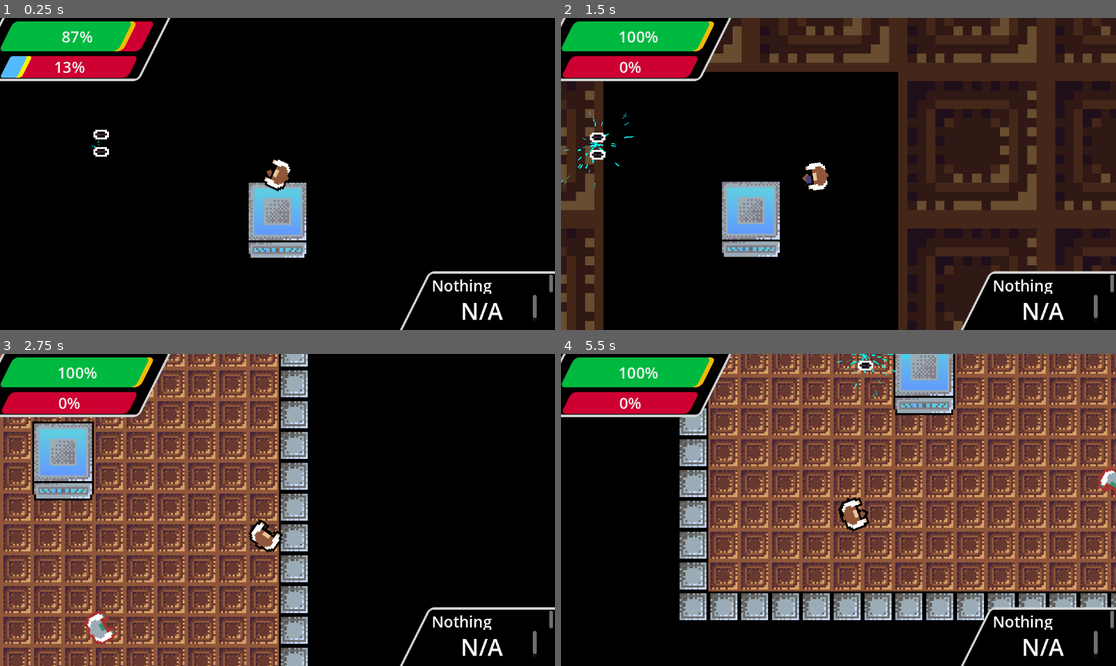
Above: before the commit, frames 1-4 (two rows, left to right).
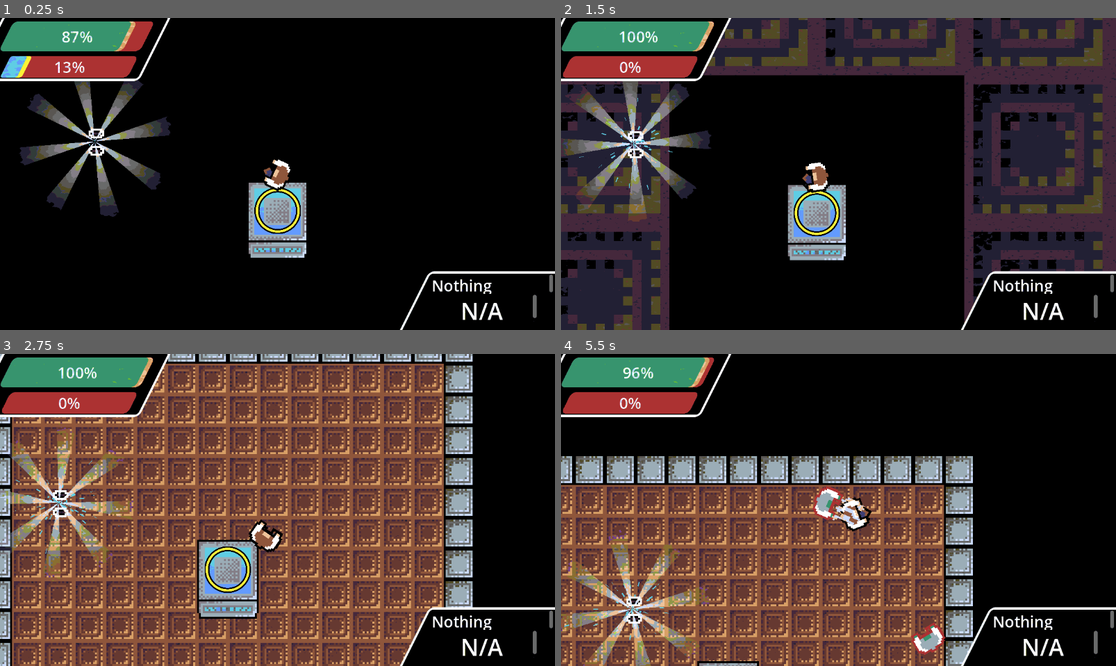
Above: after the commit, the same moments.

Repository: DriftWare07/gdod-jam-25
Game: Godot game, scene res://scenes/main.tscn
Same seed, same stepped clock (60 frames per second), same inputs: the game is played once before the commit and once after it.
Inputs (mouse positions are in pixels of both pictures, inside the frame that each line leads up to):
- Up to frame 1 (0.25 s): no input
- Up to frame 2 (1.5 s): move the mouse to (960, 158) at 0.52 s; press the mouse at (960, 158) at 0.53 s; hold D (right) 0.53-1.28 s; move the mouse to (727, 189) at 1.27 s; release the mouse at (727, 189) at 1.28 s; hold S (down) from 1.28 s (still down); click (727, 189) at 1.35 s
- Up to frame 3 (2.75 s): move the mouse to (333, 441) at 2.02 s; release S (down) at 2.03 s; press the mouse at (333, 441) at 2.03 s; hold D (right) from 2.03 s (still down)
- Up to frame 4 (5.5 s): move the mouse to (810, 572) at 2.77 s; release D (right) at 2.78 s; release the mouse at (810, 572) at 2.78 s; hold W (up) 2.78-3.53 s; click (810, 572) at 2.85 s; move the mouse to (1005, 556) at 3.52 s; press the mouse at (1005, 556) at 3.53 s; hold A (left) 3.53-5.03 s; move the mouse to (672, 463) at 4.27 s; release the mouse at (672, 463) at 4.28 s; click (672, 463) at 4.35 s; move the mouse to (866, 510) at 5.02 s; press the mouse at (866, 510) at 5.03 s; hold S (down) from 5.03 s (still down)

The runs differ from the first frame. In frame 1, 8.3% of the frame differs, in the area x 0-100%, y 0-100%; in frame 2, 65%; in frame 3, 69%; in frame 4, 85%.

Commit message:
Game over screen
added a death animation and game over screen

Diff:
--- a/gdod-jam-25/assets/main_theme.tres
+++ b/gdod-jam-25/assets/main_theme.tres
@@ -1,13 +1,31 @@
-[gd_resource type="Theme" load_steps=6 format=3 uid="uid://2bek0awd3xii"]
+[gd_resource type="Theme" load_steps=9 format=3 uid="uid://2bek0awd3xii"]
 
-[sub_resource type="StyleBoxFlat" id="StyleBoxFlat_8bw67"]
+[ext_resource type="StyleBox" uid="uid://cg5gc7byg1wqj" path="res://assets/panelbox.tres" id="1_xgdp2"]
+
+[sub_resource type="SystemFont" id="SystemFont_xgdp2"]
+font_names = PackedStringArray("Kenney Future")
+
+[sub_resource type="StyleBoxFlat" id="StyleBoxFlat_xgdp2"]
 bg_color = Color(0, 0, 0, 1)
 skew = Vector2(0.5, 0)
 border_width_left = 5
 border_width_top = 5
 border_width_right = 5
 border_width_bottom = 5
-border_color = Color(0.834614, 0.834614, 0.834614, 1)
+border_color = Color(1, 1, 1, 1)
+corner_radius_top_left = 10
+corner_radius_top_right = 10
+corner_radius_bottom_right = 10
+corner_radius_bottom_left = 10
+
+[sub_resource type="StyleBoxFlat" id="StyleBoxFlat_d80jv"]
+bg_color = Color(1, 1, 1, 1)
+skew = Vector2(0.5, 0)
+border_width_left = 5
+border_width_top = 5
+border_width_right = 5
+border_width_bottom = 5
+border_color = Color(1, 1, 1, 1)
 corner_radius_top_left = 10
 corner_radius_top_right = 10
 corner_radius_bottom_right = 10
@@ -39,7 +57,11 @@
 font_names = PackedStringArray("Kenney Future")
 
 [resource]
-Panel/styles/panel = SubResource("StyleBoxFlat_8bw67")
+Button/fonts/font = SubResource("SystemFont_xgdp2")
+Button/styles/hover = SubResource("StyleBoxFlat_xgdp2")
+Button/styles/normal = ExtResource("1_xgdp2")
+Button/styles/pressed = SubResource("StyleBoxFlat_d80jv")
+Panel/styles/panel = ExtResource("1_xgdp2")
 ProgressBar/font_sizes/font_size = 32
 ProgressBar/fonts/font = SubResource("SystemFont_mwhbv")
 ProgressBar/styles/background = SubResource("StyleBoxFlat_ddt15")
--- /dev/null
+++ b/gdod-jam-25/assets/panelbox.tres
@@ -0,0 +1,14 @@
+[gd_resource type="StyleBoxFlat" format=3 uid="uid://cg5gc7byg1wqj"]
+
+[resource]
+bg_color = Color(0, 0, 0, 1)
+skew = Vector2(0.5, 0)
+border_width_left = 5
+border_width_top = 5
+border_width_right = 5
+border_width_bottom = 5
+border_color = Color(1, 1, 1, 1)
+corner_radius_top_left = 10
+corner_radius_top_right = 10
+corner_radius_bottom_right = 10
+corner_radius_bottom_left = 10
--- /dev/null
+++ b/gdod-jam-25/assets/shaders/radial.gdshader
@@ -0,0 +1,51 @@
+shader_type canvas_item;
+
+// RADIAL PROGRESSBAR BY PENGGRIN (<https://github.com/penggrin12>)
+// (INTENDED FOR A HEALTH BAR)
+
+// ORIGINAL SHADER: https://www.shadertoy.com/view/WdcGRM
+// BY <https://www.shadertoy.com/user/calx>
+
+#define TWO_PI 6.28318530718
+
+uniform vec3 primary_color: source_color = vec3(1.0);
+uniform vec3 outline_color: source_color = vec3(0.0);
+uniform vec3 unfilled_color: source_color = vec3(0.443);
+uniform float value: hint_range(0.0, 1.0, 0.01) = 1.0;
+
+uniform float smooth_ = 0.005;
+uniform float width_in = 0.85;
+uniform float width_out = 0.95;
+uniform float border_width = 0.03;
+
+vec4 radial_progress(vec2 UV_, float VAL, float SMOOTH, float IR, float OR)
+{
+	vec2 uv = (UV_ * 2.0) - 1.0;
+	vec2 origin = vec2(0.0, 0.0);
+
+	float ir = IR;
+	float or = OR;
+	float d = length(uv);
+	float ring = smoothstep(or + SMOOTH, or - SMOOTH, d) - smoothstep(ir + SMOOTH, ir - SMOOTH, d);
+	float a = atan(uv.y - origin.y, uv.x - origin.x);
+	float theta = (a < 0.0) ? (a + TWO_PI) / TWO_PI : a / TWO_PI;
+	float bar = step(theta, VAL);
+	float ui = ring * bar;
+
+	vec4 colour = vec4(ui);
+
+	return colour;
+}
+
+void fragment()
+{
+	vec4 primary = vec4(primary_color, 1.0) * radial_progress(UV, value, smooth_, width_in, width_out);
+	vec4 outline = vec4(outline_color, 1.0) * radial_progress(UV, 100, smooth_, width_in - border_width, width_out + border_width);
+
+	vec4 unfilled = vec4(unfilled_color, 1.0) * radial_progress(UV, 100, smooth_, width_in, width_out);
+
+	if (primary != vec4(0.0, 0.0, 0.0, 0.0))
+		unfilled = vec4(0.0, 0.0, 0.0, 0.0);
+
+	COLOR = primary + (unfilled + outline);
+}
--- /dev/null
+++ b/gdod-jam-25/scenes/bullets/shine.gdshader
@@ -0,0 +1,38 @@
+shader_type canvas_item;
+
+uniform float shine_num = 8;
+uniform float rotation_speed = 3;
+uniform float light_magnitude = 2;
+
+uniform float filter_distence: hint_range(0, 1) = 1.0;
+uniform float filter_magnitude: hint_range(0, 1) = 1.0;
+uniform float filter_minv: hint_range(0, 1) = 0.75;
+uniform float cut_inner_radius: hint_range(0, 1) = 0.1;
+
+uniform vec4 color : source_color = vec4(1,1,1,1);
+uniform sampler2D NOISE : source_color;
+uniform sampler2D NOISE2 : source_color;
+uniform vec2 NOISE_speed = vec2(0,0);
+uniform float NOISE_magnitude: hint_range(0, 1) = 0.0;
+
+void vertex() {}
+
+void fragment() {
+
+	float ang = atan((UV.x-0.5)/(UV.y-0.5));
+
+	vec4 mixa = vec4(1,1,1,1);
+
+	vec2 pos = vec2(UV.x + NOISE_speed.x*TIME - floor(UV.x + NOISE_speed.x*TIME),UV.y + NOISE_speed.y*TIME - floor(UV.y + NOISE_speed.y*TIME));
+
+	mixa = smoothstep(0.0,1.0,texture(NOISE, pos).rgba);
+
+	COLOR.rgba = color*vec4(abs(sin(ang*shine_num*0.5 + TIME*rotation_speed)))*(1.0-NOISE_magnitude) + NOISE_magnitude*mixa;
+
+	COLOR.a = ((1.0 - filter_distence*0.5) - distance(UV, vec2(0.5,0.5))*filter_magnitude)*light_magnitude;
+
+	if ((distance(UV, vec2(0.5,0.5)) > 1.0/2.0) || (distance(UV, vec2(0.5,0.5)) < cut_inner_radius) || (COLOR.r < filter_minv) && (COLOR.g < filter_minv) && (COLOR.b < filter_minv)) {
+
+		COLOR.rgba = vec4(0.0);
+	}
+}
--- a/gdod-jam-25/scenes/bullets/weapon_drop.gd
+++ b/gdod-jam-25/scenes/bullets/weapon_drop.gd
@@ -11,7 +11,8 @@
 	position = Vector2(randi_range(-100,100),randi_range(-100,100))
 
 func _process(delta: float) -> void:
-	if visible: position += (Global.Player.global_position - global_position)*delta/10
+	if visible and Global.can_control: position += (Global.Player.global_position - global_position)*delta/10
+
 
 func appear():
 	rando()
--- a/gdod-jam-25/scenes/bullets/weapon_drop.tscn
+++ b/gdod-jam-25/scenes/bullets/weapon_drop.tscn
@@ -7,6 +7,7 @@
 [ext_resource type="Resource" uid="uid://c07we68aw1pgt" path="res://assets/weapons/dual_pistols.tres" id="4_ajss5"]
 [ext_resource type="Resource" uid="uid://db650owq8hjwn" path="res://assets/weapons/machine_gun.tres" id="5_w5pn2"]
 [ext_resource type="AudioStream" uid="uid://nw8v3x2wulxp" path="res://assets/sounds/155388__woodmoose__guncock.wav" id="7_hyy2l"]
+[ext_resource type="Shader" uid="uid://s1hr76naah3w" path="res://scenes/bullets/shine.gdshader" id="8_4vup0"]
 
 [sub_resource type="Curve" id="Curve_kqpwr"]
 _data = [Vector2(0, 1), 0.0, 0.0, 0, 0, Vector2(0.99999, 0), 0.0, 0.0, 0, 0, Vector2(1, 1), 0.0, 0.0, 0, 0]
@@ -39,6 +40,19 @@
 
 [sub_resource type="CircleShape2D" id="CircleShape2D_dk00k"]
 
+[sub_resource type="ShaderMaterial" id="ShaderMaterial_htqiy"]
+shader = ExtResource("8_4vup0")
+shader_parameter/shine_num = 8.0
+shader_parameter/rotation_speed = 3.0
+shader_parameter/light_magnitude = 1.9
+shader_parameter/filter_distence = 1.0
+shader_parameter/filter_magnitude = 1.0
+shader_parameter/filter_minv = 0.894
+shader_parameter/cut_inner_radius = 0.009
+shader_parameter/color = Color(1, 1, 1, 1)
+shader_parameter/NOISE_speed = Vector2(0, 0)
+shader_parameter/NOISE_magnitude = 0.139
+
 [node name="WeaponDrop" type="Area2D"]
 script = ExtResource("1_evoxe")
 weapon_drops = Array[ExtResource("2_khook")]([ExtResource("3_n4j5l"), ExtResource("4_ajss5"), ExtResource("5_w5pn2")])
@@ -63,8 +77,14 @@
 
 [node name="reloadsfx" type="AudioStreamPlayer2D" parent="."]
 stream = ExtResource("7_hyy2l")
-volume_db = 20.0
 bus = &"sfx"
+
+[node name="ColorRect" type="ColorRect" parent="."]
+material = SubResource("ShaderMaterial_htqiy")
+offset_left = -44.0
+offset_top = -44.0
+offset_right = 44.0
+offset_bottom = 44.0
 
 [connection signal="body_entered" from="." to="." method="_on_body_entered"]
 [connection signal="timeout" from="Timer" to="." method="appear"]
--- a/gdod-jam-25/scenes/enemies/enemy.gd
+++ b/gdod-jam-25/scenes/enemies/enemy.gd
@@ -1,5 +1,5 @@
 extends CharacterBody2D
-class_name Enemy
+class_name Zombie
 
 
 @export var speed = 3000
@@ -40,17 +40,23 @@
 	else: velocity = velocity.lerp(Vector2.ZERO, decel*delta)
 
 	velocity = velocity.clamp(Vector2(-speed,-speed), Vector2(speed,speed))
-
 	move_and_slide()
 
-func attack():
+	if not can_shoot: return
 	var bodies = hit_box.get_overlapping_areas()
 	for body in bodies:
 		if body.is_in_group("player"):
-			body.damage(15)
+			body.damage(5)
 			$groan.play()
 			$slash.restart()
 			$attackTimer.start()
+			can_shoot = false
+
+
+
+
+func attack():
+	can_shoot = true
 
 func dead():
 	var explosion = load("res://scenes/explosion.tscn")
--- a/gdod-jam-25/scenes/floormanager.gd
+++ b/gdod-jam-25/scenes/floormanager.gd
@@ -8,6 +8,10 @@
 
 var current_floor = 0
 var elevator_charge = 0.0
+var timer = 0.0
+
+@onready var loadbar = $elevator/loadBar
+@onready var sfx = $elevator/chargefx
 
 @export var audio : AudioStreamPlayer
 #create floor on start
@@ -18,13 +22,35 @@
 	f.enabled = true
 	floors.append(f)
 	audio.reduce_reverb()
-	Global.can_control = true
+	Global.can_control = false
 
 
 #keep track of charge level
+func _physics_process(delta: float) -> void:
+	if elevator_charge > 99:
+		loadbar.material.set_shader_parameter("value", 1.0-(timer/5.0))
+	else:
+		loadbar.material.set_shader_parameter("value", elevator_charge/100)
+	timer = clamp(timer, 0.0, 5.0)
+
+	if elevator_charge < 100: return
+	var bodies = get_overlapping_bodies()
+	for body in bodies:
+		if body is player:
+			timer += delta
+
+	timer -= delta/2
+
+
+	if timer > 5.0:
+		timer = 0.0
+		end_level()
+
 
 #move to next floor when elevator is charged
 func end_level():
+	elevator_charge = 0.0
+	sfx.play()
 	floors[current_floor].fade()
 	Global.can_control = false
 	$elevatorEffect.emitting = true
@@ -35,19 +61,19 @@
 func next_level():
 	$upgrade_menu.hide()
 	current_floor += 1
-	elevator_charge = 0.0
+
 	if current_floor > len(floors)-1:
 		var f = floor_scene.instantiate()
 		add_child(f)
 		floors.append(f)
 	print(floors)
-	floors[current_floor].enabled = true
+	#floors[current_floor].enabled = true
 	$elevatorEffect.emitting = false
 
-	Global.can_control = true
+	#Global.can_control = true
 	audio.reduce_reverb()
 
 
-func _on_body_entered(body: Node2D) -> void:
-	if body is player and elevator_charge >= 100:
-		end_level()
+#func _on_body_entered(body: Node2D) -> void:
+	#if body is player and elevator_charge >= 100:
+		#end_level()
--- a/gdod-jam-25/scenes/level.gd
+++ b/gdod-jam-25/scenes/level.gd
@@ -12,3 +12,6 @@
 func _on_animation_player_animation_finished(anim_name: StringName) -> void:
 	if anim_name == "down":
 		queue_free()
+
+	if anim_name == "spawn":
+		Global.can_control = true
--- a/gdod-jam-25/scenes/main.tscn
+++ b/gdod-jam-25/scenes/main.tscn
@@ -1,11 +1,14 @@
-[gd_scene load_steps=17 format=3 uid="uid://bfa5pv2mqfceh"]
+[gd_scene load_steps=21 format=3 uid="uid://bfa5pv2mqfceh"]
 
 [ext_resource type="Script" uid="uid://dy4rx0d5c6wjb" path="res://scenes/floormanager.gd" id="1_85g3d"]
 [ext_resource type="Texture2D" uid="uid://b5x8vr822pve2" path="res://assets/gdodjam25tiles.png" id="1_rq6ol"]
 [ext_resource type="PackedScene" uid="uid://bxccx43ua8hgq" path="res://scenes/player/player.tscn" id="2_i30qc"]
 [ext_resource type="PackedScene" uid="uid://bxv2wq14mx3ta" path="res://scenes/bullets/weapon_drop.tscn" id="3_6npgh"]
 [ext_resource type="Texture2D" uid="uid://cd0xwgqehrnjd" path="res://assets/square.png" id="3_o6xl0"]
+[ext_resource type="Shader" uid="uid://dmugj14btb4ti" path="res://assets/shaders/radial.gdshader" id="3_tipki"]
+[ext_resource type="AudioStream" uid="uid://d4ni4cgf0lpej" path="res://assets/sounds/659007__bigdino1995__chargeup.wav" id="4_choun"]
 [ext_resource type="AudioStream" uid="uid://b2gxsq5docajf" path="res://assets/sounds/elevator panic ideaz.mp3" id="4_nadpv"]
+[ext_resource type="Theme" uid="uid://2bek0awd3xii" path="res://assets/main_theme.tres" id="5_85g3d"]
 [ext_resource type="Script" uid="uid://cxo358s5fa227" path="res://scripts/effect_fader.gd" id="5_jkce5"]
 
 [sub_resource type="Environment" id="Environment_q4j4f"]
@@ -13,6 +16,17 @@
 glow_enabled = true
 glow_normalized = true
 glow_blend_mode = 0
+
+[sub_resource type="ShaderMaterial" id="ShaderMaterial_85g3d"]
+shader = ExtResource("3_tipki")
+shader_parameter/primary_color = Color(0, 1, 1, 1)
+shader_parameter/outline_color = Color(0, 0, 0, 1)
+shader_parameter/unfilled_color = Color(1, 1, 0.2, 1)
+shader_parameter/value = 0.28
+shader_parameter/smooth_ = 0.005
+shader_parameter/width_in = 0.85
+shader_parameter/width_out = 0.95
+shader_parameter/border_width = 0.06
 
 [sub_resource type="RectangleShape2D" id="RectangleShape2D_85g3d"]
 size = Vector2(16, 17)
@@ -63,6 +77,17 @@
 region_enabled = true
 region_rect = Rect2(32, 0, 32, 41)
 
+[node name="loadBar" type="ColorRect" parent="level/elevator"]
+material = SubResource("ShaderMaterial_85g3d")
+offset_left = -12.0
+offset_top = -17.0
+offset_right = 12.0
+offset_bottom = 7.0
+
+[node name="chargefx" type="AudioStreamPlayer2D" parent="level/elevator"]
+stream = ExtResource("4_choun")
+bus = &"sfx"
+
 [node name="CollisionShape2D" type="CollisionShape2D" parent="level"]
 shape = SubResource("RectangleShape2D_85g3d")
 
@@ -72,6 +97,7 @@
 amount = 5
 texture = ExtResource("3_o6xl0")
 lifetime = 3.5
+preprocess = 3.5
 process_material = SubResource("ParticleProcessMaterial_choun")
 
 [node name="upgrade_menu" type="CanvasLayer" parent="level"]
@@ -84,13 +110,14 @@
 anchor_bottom = 1.0
 grow_horizontal = 2
 grow_vertical = 2
+theme = ExtResource("5_85g3d")
 
 [node name="continueButton" type="Button" parent="level/upgrade_menu/Control"]
 layout_mode = 0
-offset_left = 560.0
+offset_left = 520.0
 offset_top = 520.0
-offset_right = 639.0
-offset_bottom = 551.0
+offset_right = 696.0
+offset_bottom = 568.0
 text = "Continue
 "
 
@@ -98,7 +125,7 @@
 position = Vector2(0, -24)
 
 [node name="WeaponDrop" parent="." instance=ExtResource("3_6npgh")]
-position = Vector2(-56, -48)
+position = Vector2(-64, -56)
 
 [node name="AudioStreamPlayer" type="AudioStreamPlayer" parent="."]
 stream = ExtResource("4_nadpv")
--- a/gdod-jam-25/scenes/player/player.gd
+++ b/gdod-jam-25/scenes/player/player.gd
@@ -60,6 +60,7 @@
 		var sstream = AudioStreamPlayer.new()
 		add_child(sstream)
 		sstream.stream = weapon.sound
+		sstream.volume_db = -10.0
 		sstream.bus = AudioServer.get_bus_name(2)
 		sstream.play()
 		sstream.finished.connect(sstream.queue_free)
@@ -79,3 +80,12 @@
 
 func _on_firetimer_timeout() -> void:
 	can_shoot = true
+
+
+func _on_health_component_dead() -> void:
+	Global.can_control = false
+	body_sprite.hide()
+	leg_sprite.hide()
+	gunsprite.hide()
+	$blood.restart()
+	$CanvasLayer/Control/AnimationPlayer.play("deathScreen")
--- a/gdod-jam-25/scenes/player/player.tscn
+++ b/gdod-jam-25/scenes/player/player.tscn
@@ -15,6 +15,7 @@
 [ext_resource type="Script" uid="uid://b7egv4sl2xmd6" path="res://scenes/player/hud.gd" id="11_pllkt"]
 [ext_resource type="Script" uid="uid://cop8kdjtvd461" path="res://scripts/healthcomponent.gd" id="12_2nf2k"]
 [ext_resource type="Script" uid="uid://c07qsyt25g57y" path="res://scripts/hitbox.gd" id="13_3k6dn"]
+[ext_resource type="Texture2D" uid="uid://cpmf0sv2kagpp" path="res://assets/blood.png" id="16_myrg7"]
 
 [sub_resource type="CircleShape2D" id="CircleShape2D_dwp0u"]
 radius = 7.07107
@@ -45,7 +46,44 @@
 shader_parameter/noise = SubResource("NoiseTexture2D_myrg7")
 shader_parameter/angle = 0.0
 shader_parameter/dist = 0.0
-shader_parameter/addititive_intensity = 0.2
+shader_parameter/addititive_intensity = 0.1
+
+[sub_resource type="Animation" id="Animation_myrg7"]
+resource_name = "deathScreen"
+length = 3.0
+tracks/0/type = "value"
+tracks/0/imported = false
+tracks/0/enabled = true
+tracks/0/path = NodePath("gameover:modulate")
+tracks/0/interp = 1
+tracks/0/loop_wrap = true
+tracks/0/keys = {
+"times": PackedFloat32Array(0, 3),
+"transitions": PackedFloat32Array(1, 1),
+"update": 0,
+"values": [Color(1, 1, 1, 0), Color(1, 1, 1, 1)]
+}
+
+[sub_resource type="Animation" id="Animation_kvlxm"]
+length = 0.001
+tracks/0/type = "value"
+tracks/0/imported = false
+tracks/0/enabled = true
+tracks/0/path = NodePath("gameover:modulate")
+tracks/0/interp = 1
+tracks/0/loop_wrap = true
+tracks/0/keys = {
+"times": PackedFloat32Array(0),
+"transitions": PackedFloat32Array(1),
+"update": 0,
+"values": [Color(1, 1, 1, 0)]
+}
+
+[sub_resource type="AnimationLibrary" id="AnimationLibrary_uf5tr"]
+_data = {
+&"RESET": SubResource("Animation_kvlxm"),
+&"deathScreen": SubResource("Animation_myrg7")
+}
 
 [sub_resource type="CircleShape2D" id="CircleShape2D_4ckqc"]
 radius = 8.90608
@@ -73,8 +111,28 @@
 bake_internal = 64
 __follow_timeline = false
 
+[sub_resource type="Curve" id="Curve_kvlxm"]
+_data = [Vector2(0, 0.513007), 0.0, 0.0, 0, 0, Vector2(0.0534759, 1), 0.0, 0.0, 0, 0, Vector2(0.417112, 0), -3.11343, 0.0, 0, 0]
+point_count = 3
+
+[sub_resource type="CurveTexture" id="CurveTexture_uf5tr"]
+curve = SubResource("Curve_kvlxm")
+
+[sub_resource type="ParticleProcessMaterial" id="ParticleProcessMaterial_lgqa7"]
+particle_flag_disable_z = true
+emission_shape = 1
+emission_sphere_radius = 0.1
+spread = 180.0
+initial_velocity_min = 50.0
+initial_velocity_max = 100.0
+gravity = Vector3(0, 45, 0)
+damping_min = 100.0
+damping_max = 120.0
+scale_min = 0.1
+scale_curve = SubResource("CurveTexture_uf5tr")
+color = Color(1, 0, 0, 1)
+
 [node name="player" type="CharacterBody2D"]
-position = Vector2(0.0949757, 0.137363)
 script = ExtResource("1_1jfvs")
 speed = 1500
 accel = 1.3
@@ -186,15 +244,66 @@
 theme_override_styles/fill = SubResource("StyleBoxFlat_fcs02")
 value = 50.0
 
-[node name="compress" type="ColorRect" parent="CanvasLayer/Control"]
-visible = false
-material = SubResource("ShaderMaterial_fcs02")
+[node name="gameover" type="ColorRect" parent="CanvasLayer/Control"]
+modulate = Color(1, 1, 1, 0)
 layout_mode = 1
 anchors_preset = 15
 anchor_right = 1.0
 anchor_bottom = 1.0
 grow_horizontal = 2
 grow_vertical = 2
+color = Color(1, 0, 0, 0.505882)
+
+[node name="gameOverTest" type="RichTextLabel" parent="CanvasLayer/Control/gameover"]
+layout_mode = 1
+anchors_preset = 8
+anchor_left = 0.5
+anchor_top = 0.5
+anchor_right = 0.5
+anchor_bottom = 0.5
+offset_left = -226.5
+offset_top = -108.0
+offset_right = 226.5
+offset_bottom = 108.0
+grow_horizontal = 2
+grow_vertical = 2
+theme_override_font_sizes/normal_font_size = 64
+text = "Game Over"
+horizontal_alignment = 1
+vertical_alignment = 1
+
+[node name="causeOfDeath" type="RichTextLabel" parent="CanvasLayer/Control/gameover"]
+layout_mode = 1
+anchors_preset = 8
+anchor_left = 0.5
+anchor_top = 0.5
+anchor_right = 0.5
+anchor_bottom = 0.5
+offset_left = -193.0
+offset_top = 34.0
+offset_right = 186.0
+offset_bottom = 74.0
+grow_horizontal = 2
+grow_vertical = 2
+theme_override_font_sizes/normal_font_size = 24
+text = "Died Of Death"
+horizontal_alignment = 1
+
+[node name="compress" type="ColorRect" parent="CanvasLayer/Control"]
+material = SubResource("ShaderMaterial_fcs02")
+layout_mode = 1
+anchors_preset = 15
+anchor_right = 1.0
+anchor_bottom = 1.0
+grow_horizontal = 2
+grow_vertical = 2
+mouse_filter = 2
+
+[node name="AnimationPlayer" type="AnimationPlayer" parent="CanvasLayer/Control"]
+libraries = {
+&"": SubResource("AnimationLibrary_uf5tr")
+}
+autoplay = "RESET"
 
 [node name="Health_Component" type="Node" parent="." node_paths=PackedStringArray("host")]
 script = ExtResource("12_2nf2k")
@@ -217,4 +326,17 @@
 AutoPlay = true
 shakerPreset = SubResource("Resource_6a8ul")
 
+[node name="blood" type="GPUParticles2D" parent="."]
+emitting = false
+amount = 100
+texture = ExtResource("16_myrg7")
+lifetime = 5.0
+one_shot = true
+explosiveness = 1.0
+randomness = 1.0
+fixed_fps = 60
+trail_lifetime = 1.0
+process_material = SubResource("ParticleProcessMaterial_lgqa7")
+
 [connection signal="timeout" from="firetimer" to="." method="_on_firetimer_timeout"]
+[connection signal="dead" from="Health_Component" to="." method="_on_health_component_dead"]
--- a/gdod-jam-25/scripts/healthcomponent.gd
+++ b/gdod-jam-25/scripts/healthcomponent.gd
@@ -19,7 +19,7 @@
 @export var go_to_scene_on_death : PackedScene
 
 var invframes = 0
-
+var is_dead = false
 
 func _process(delta: float) -> void:
 	invframes -= delta
@@ -28,7 +28,7 @@
 		health += (max_health/50)*delta
 
 
-func damage(dmg):
+func damage(dmg,object=null):
 	if invframes > 0: return
 
 
@@ -38,8 +38,9 @@
 	damaged.emit()
 	health_changed.emit()
 
-	if  health < 1:
+	if  health < 1 and not is_dead:
 		if reload_scene_on_death: get_tree().reload_current_scene()
 		if go_to_scene_on_death != null: get_tree().change_scene_to_packed(go_to_scene_on_death)
 		if delete_host_on_death: host.queue_free()
+		is_dead = true
 		dead.emit()
Binary file added: gdod-jam-25/assets/blood.png
Not shown, added: gdod-jam-25/assets/blood.png.import
Not shown, added: gdod-jam-25/assets/shaders/radial.gdshader.uid
Not shown, added: gdod-jam-25/assets/sounds/659007__bigdino1995__chargeup.wav.import
Not shown, added: gdod-jam-25/scenes/bullets/shine.gdshader.uid
Not shown: 1 places in gdod-jam-25/scenes/bullets/weapon_drop.tscn that only renumber resources
Not shown: 1 places in gdod-jam-25/scenes/player/player.tscn that only renumber resources
Not shown, added: gdod-jam-25/assets/sounds/659007__bigdino1995__chargeup.wav
